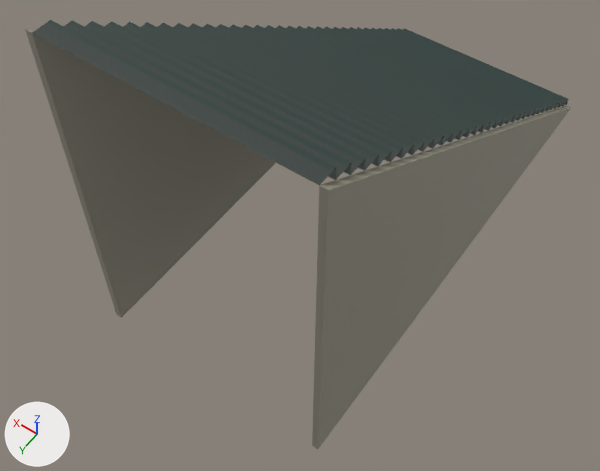
The glTF model public/models/custom/architecture/stair-flight.glb as it was, and as the next commit left it.
The view is the same before and after, from a 50 mm camera at (-8.2, 15.09, 20.03) aimed at (-0.2, 3.89, 2.43). Every picture has the same lights, and +X, +Y and +Z are marked at lower left. The older version comes first.

Names of what the first picture shows: 'StairFlight_SideSupport_-1', 'StairFlight_SideSupport_1', 'StairFlight_Solid'.
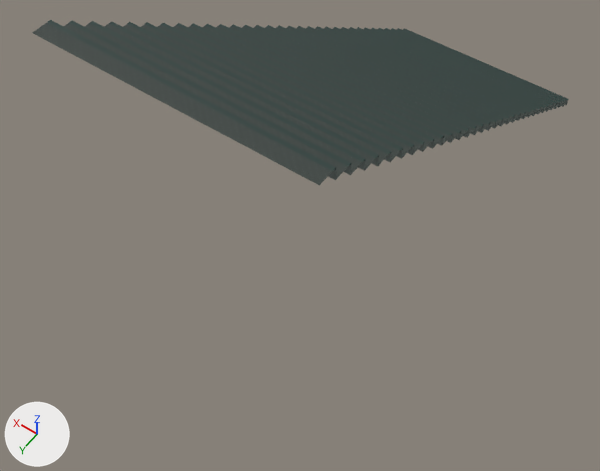
Boxes [x1, y1, x2, y2] around the edits, measured in the pictures (600 x 471 px):
'StairFlight_SideSupport_-1', deleted
    before: [312, 106, 571, 449]
'StairFlight_SideSupport_1', deleted
    before: [25, 29, 276, 318]

Patch to the scene script:
```diff
--- a/public/models/custom/architecture/stair-flight.glb.py
+++ b/public/models/custom/architecture/stair-flight.glb.py
@@ ob_stairflight_sidesupport_1 @@
-ob_stairflight_sidesupport_1 = bpy.data.objects.new('StairFlight_SideSupport_1', me_stairflight_sidesupport_1_mesh)
-ob_stairflight_sidesupport_1.location = (0.0, 0.0, 0.0)
@@ ob_stairflight_sidesupport__1 @@
-ob_stairflight_sidesupport__1 = bpy.data.objects.new('StairFlight_SideSupport_-1', me_stairflight_sidesupport__1_mesh)
-ob_stairflight_sidesupport__1.location = (0.0, 0.0, 0.0)
```
